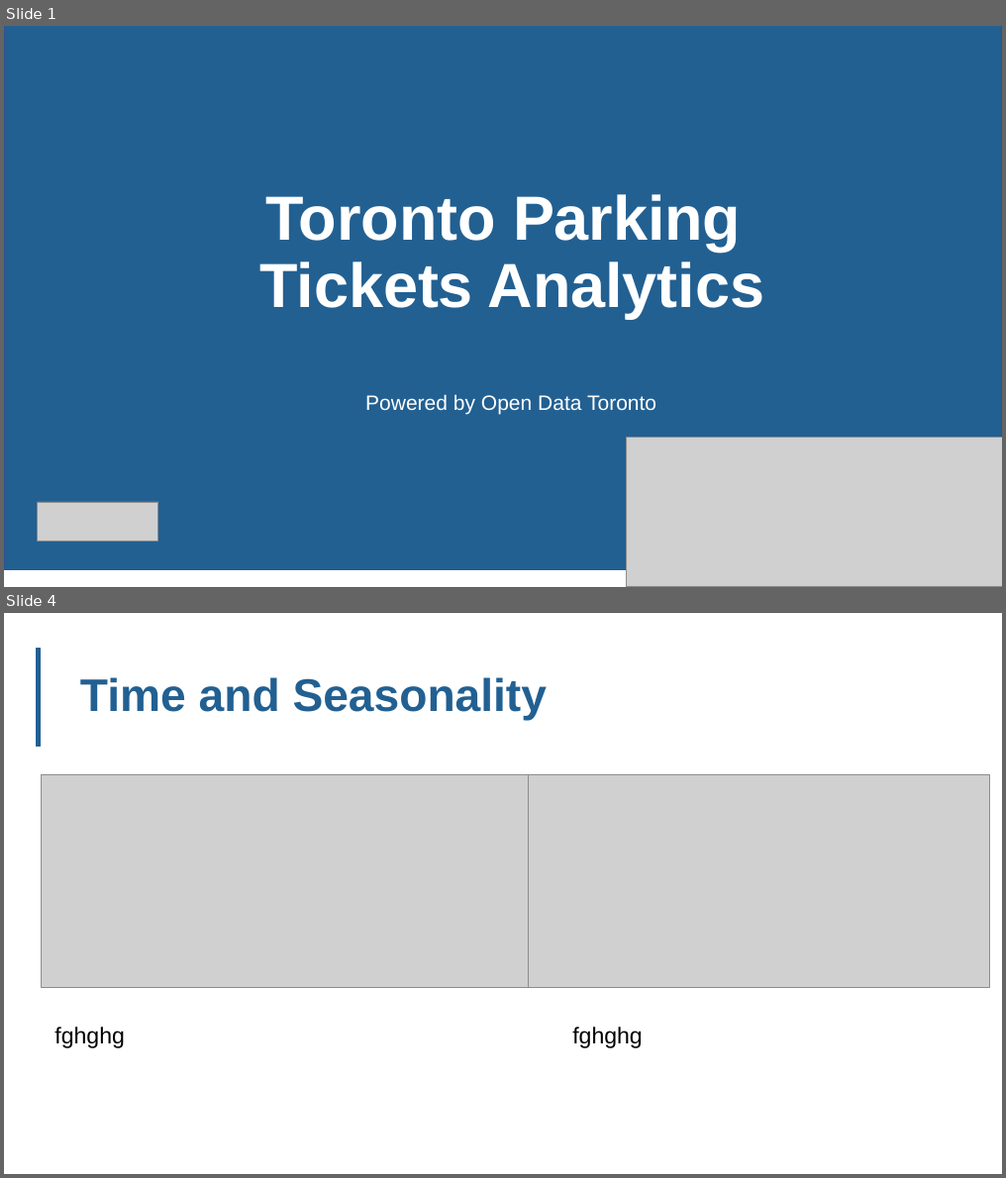
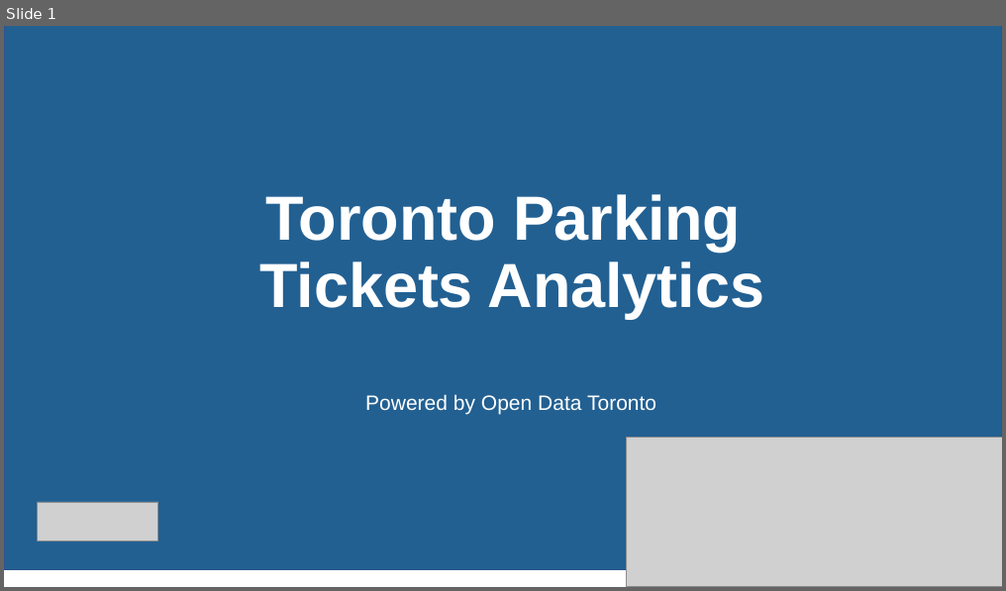
Before and after one commit to edimaudo/interview-questions, a slide deck: cibcmellon/cibcmellon_parking_analytics.pptx. Shown one above the other, each under a label of ours: slides 1 and 4 before the commit, slide 1 after it; the slides between them are not shown. The pictures are 1006x1178 and 1006x591 pixels, drawn with LibreOffice and Linux fonts; fonts in the diff are those of the drawing; grey boxes stand for pictures; background and template pictures are left out. Boxes give left, top, right and bottom in pixels: in the first picture for what was removed or moved away, otherwise in the second. Text is boxed around its words. In the diff, an @@ line names an element or a change of style, - is before the commit and + after.

```diff
--- a/cibcmellon/cibcmellon_parking_analytics.pptx
+++ b/cibcmellon/cibcmellon_parking_analytics.pptx
@@ slide 4 removed at (4, 613, 1002, 1174), background #FFFFFF @@
@@ freeform shape removed at (37, 649, 40, 746) @@
@@ freeform shape removed at (37, 649, 40, 746) @@
@@ title removed at (80, 677, 548, 721) @@
-Time and Seasonality
@@ picture removed at (42, 775, 528, 987) @@
@@ picture removed at (528, 775, 989, 987) @@
@@ text removed at (54, 1027, 124, 1049) @@
-fghghg
@@ text removed at (572, 1027, 642, 1049) @@
-fghghg
```
Also in this commit, not shown: 5 slides changed, 4 slides added, 3 other slides removed.
